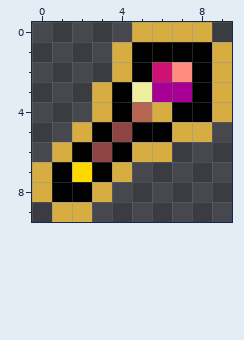
Two states of a pixel-art file, packages/client/src/assets/ui{m}/ability-power.aseprite. The picture above was drawn from the file before the commit.
10x10 pixels, 1 frame.
The result:
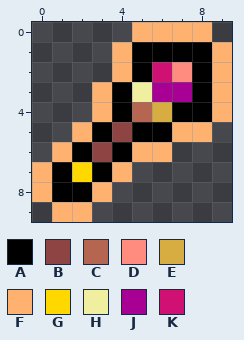
Palette (. is transparent): A #000000  B #8e4443  C #b66551  D #ff8c7f  E #d7ad42  F #ffb270  G #ffd800  H #efef9f  J #a80094  K #d01072
Edits made:
y 0: x 5..8 EEEE -> FFFF
y 1..2: x 4 E -> F; x 9 E -> F
y 3..4: x 3 E -> F; x 9 E -> F
y 5: x 2 E -> F; x 7..8 EE -> FF
y 6: x 1 E -> F; x 5..6 EE -> FF
y 7: x 0 E -> F; x 4 E -> F
y 8: x 0 E -> F; x 3 E -> F
y 9: x 1..2 EE -> FF
Pixel boxes of the changes (left, top, right, bottom) in both pictures:
changed: (32, 22, 232, 222)
